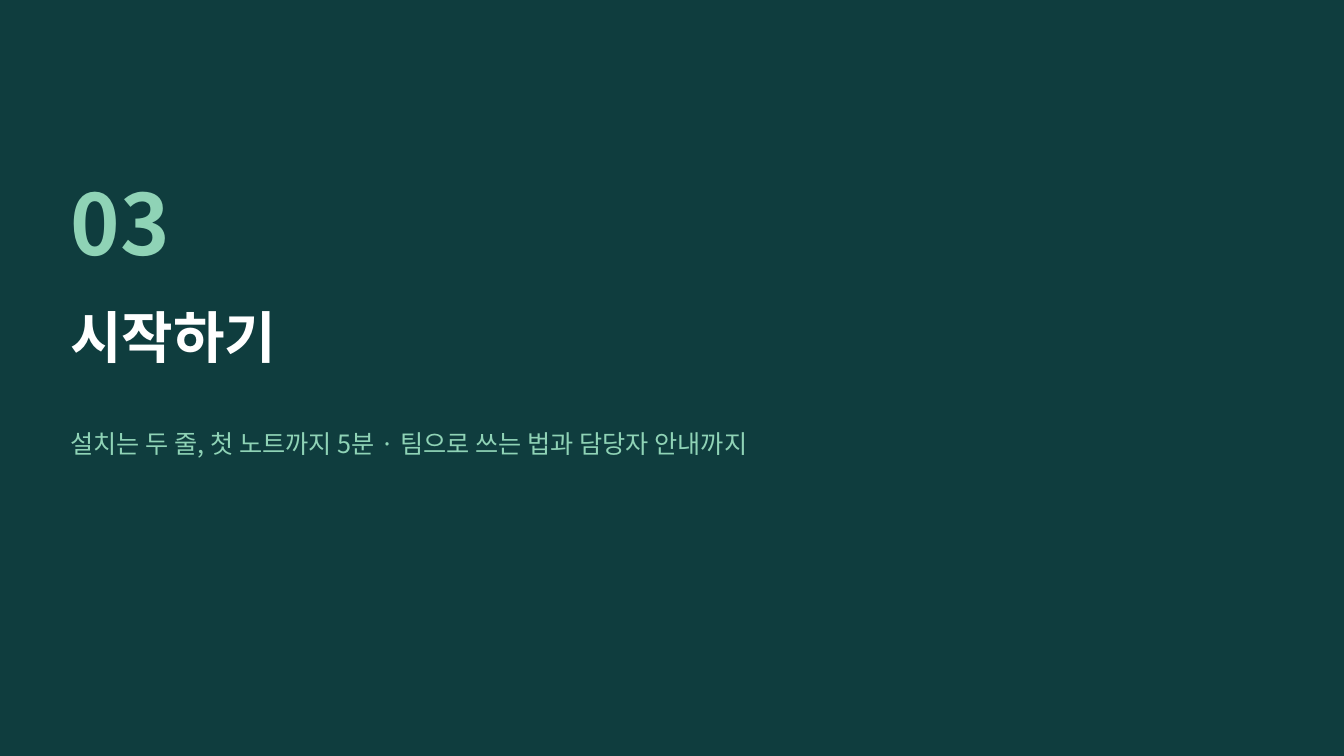
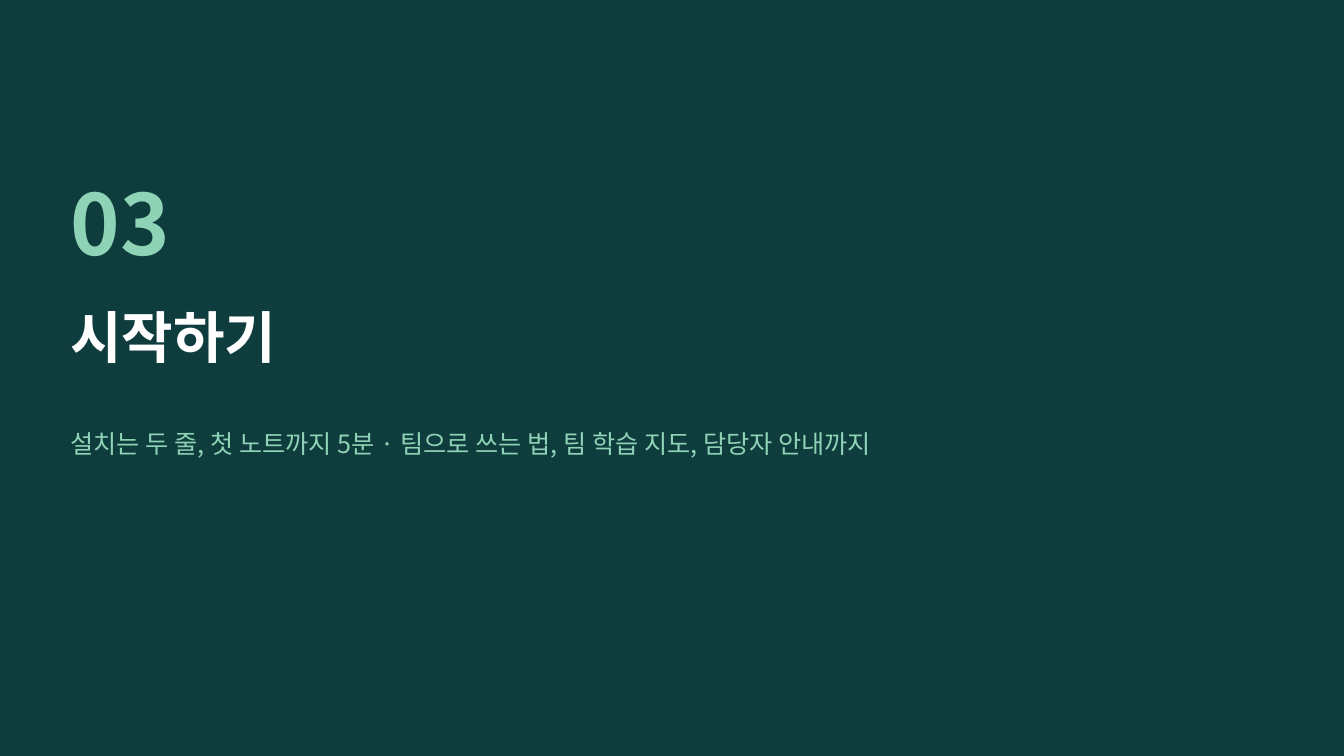
Before and after one commit to Owen-YC/learn-notes, a slide deck: slide 21 of docs/team/learn-notes-intro.pptx (slide 20 before the commit). Drawn at 1344x756 pixels with LibreOffice and Linux fonts; fonts in the diff are those of the drawing. Boxes give left, top, right and bottom in pixels: in the first picture for what was removed or moved away, otherwise in the second. Text is boxed around its words. In the diff, an @@ line names an element or a change of style, - is before the commit and + after.

```diff
--- a/docs/team/learn-notes-intro.pptx
+++ b/docs/team/learn-notes-intro.pptx
@@ text at (71,432,871,458): text changed @@
-설치는 두 줄, 첫 노트까지 5분 · 팀으로 쓰는 법과 담당자 안내까지
+설치는 두 줄, 첫 노트까지 5분 · 팀으로 쓰는 법, 팀 학습 지도, 담당자 안내까지
```
Also in this commit, not shown: 16 other slides changed, 2 slides added, 22 other files.
